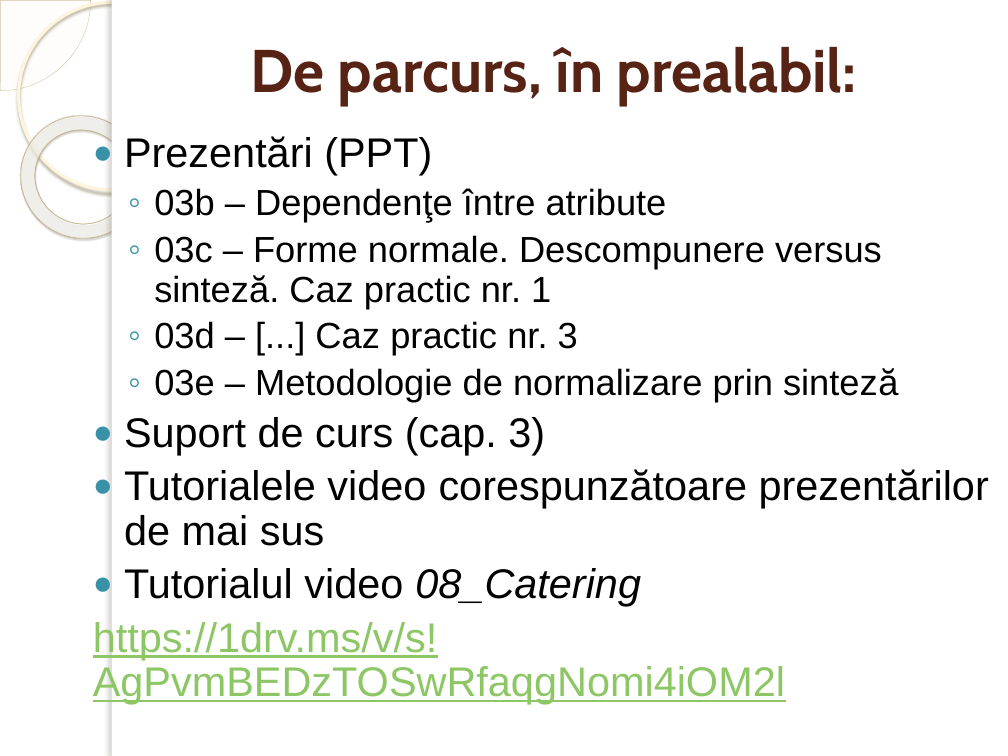
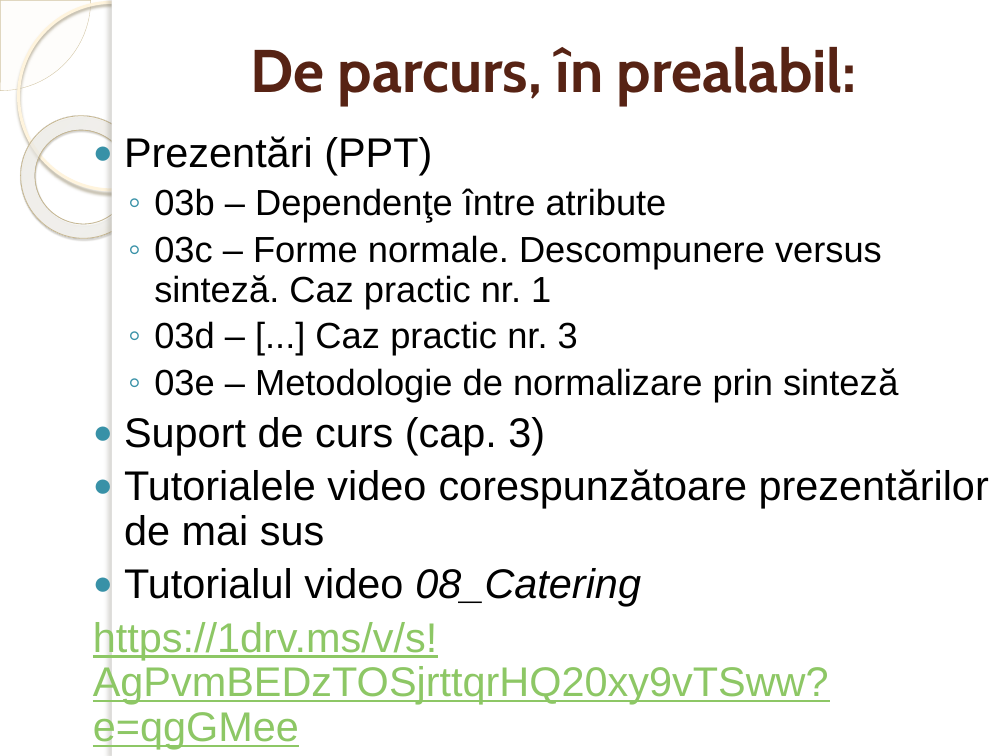
Before and after one commit to marinfotache/Baze-de-date-I, a slide deck: slide 2 of 03_Proiectarea BD prin normalizare/03f_Normalizare_Caz3_Catering_CuAnimatie.pptx. Drawn at 1008x756 pixels with LibreOffice and Linux fonts; fonts in the diff are those of the drawing; background and template pictures are left out. Boxes give left, top, right and bottom in pixels: in the first picture for what was removed or moved away, otherwise in the second. Text is boxed around its words. In the diff, an @@ line names an element or a change of style, - is before the commit and + after.

```diff
--- a/03_Proiectarea BD prin normalizare/03f_Normalizare_Caz3_Catering_CuAnimatie.pptx
+++ b/03_Proiectarea BD prin normalizare/03f_Normalizare_Caz3_Catering_CuAnimatie.pptx
@@ text at bbox=[93, 622, 829, 749]: text changed @@
-https://1drv.ms/v/s!AgPvmBEDzTOSwRfaqgNomi4iOM2l
+https://1drv.ms/v/s!AgPvmBEDzTOSjrttqrHQ20xy9vTSww?e=qgGMee
```
Also in this commit, not shown: 2 other slides changed.
